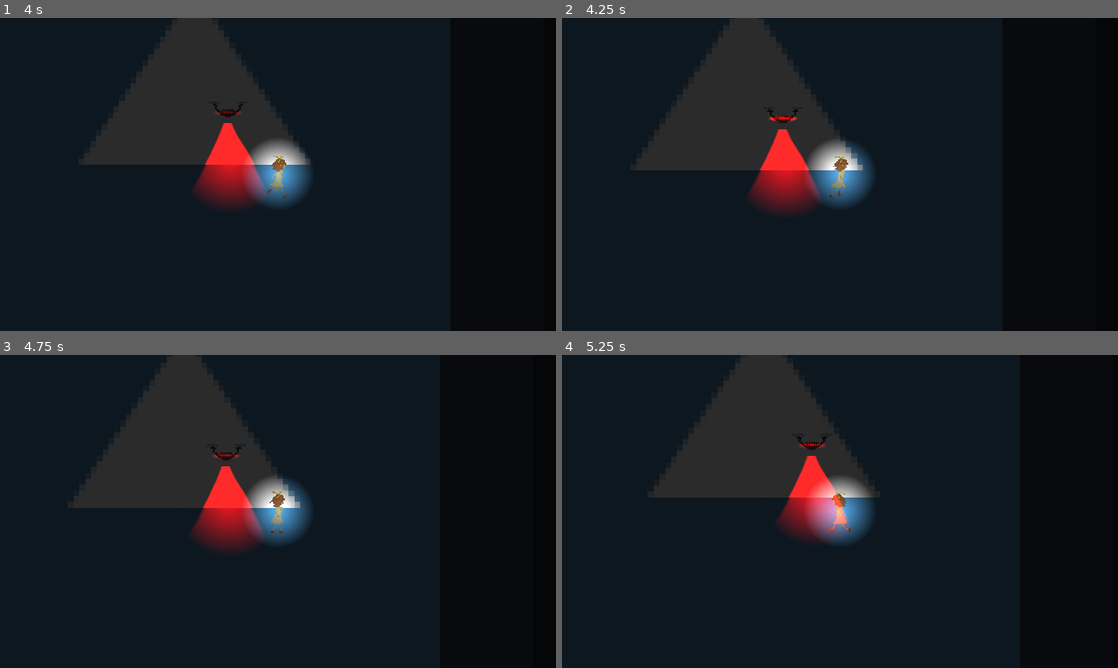
Above: before the commit, frames 1-4 (two rows, left to right).
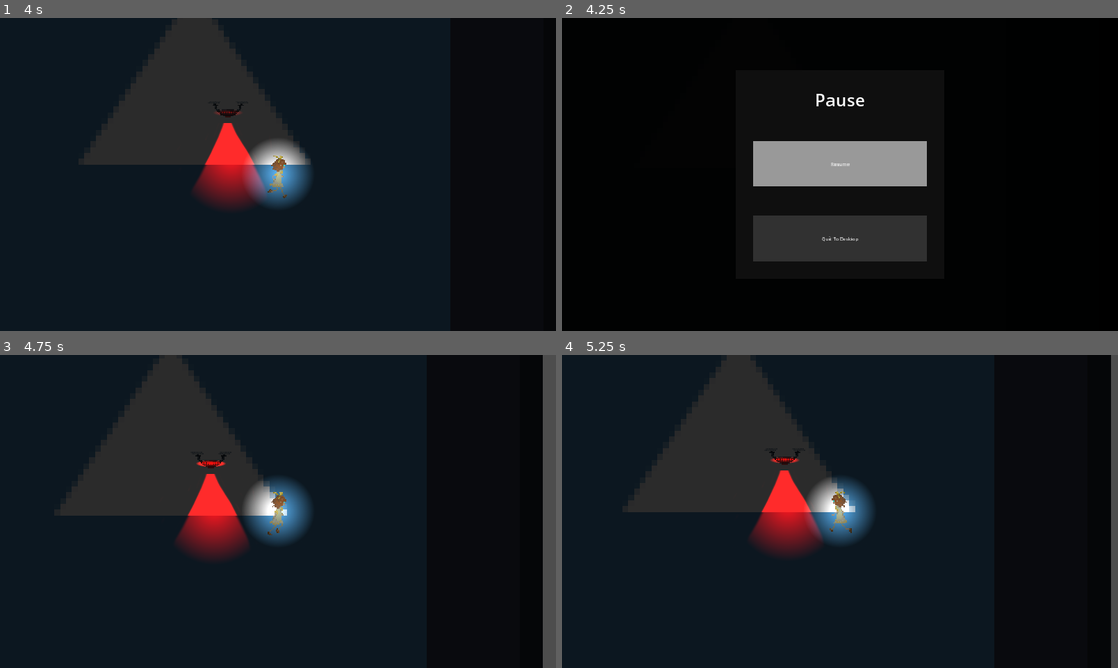
Above: after the commit, the same moments.

Repository: Punniz/Mistrust
Game: Godot game, scene res://world.tscn
The game is run twice, just before and just after one commit, with the same random seed, the same clock (stepped at 60 frames per second) and the same inputs. The engine's default icon, where the game draws it, is replaced by a stand-in: a white triangle on a blue panel in a dark square.
Inputs (mouse positions are in pixels of both pictures, inside the frame that each line leads up to):
- Up to frame 1 (4 s): tap Enter at 0.5 s; hold Space (interact) 0.53-1.28 s; hold D (move_right) 0.53-2.03 s; tap W (move_up) at 0.77, 1.52, 3.02, 3.77 s; tap Space (interact) at 1.35, 2.85 s; hold A (move_left) 2.03-2.78 s; hold Space (interact) 2.03-2.78 s; hold D (move_right) from 2.78 s (still down); hold Space (interact) from 3.53 s (still down)
- Up to frame 2 (4.25 s): keep holding D (move_right); keep holding Space (interact); tap Escape (ui_cancel) at 4.15 s
- Up to frame 3 (4.75 s): release D (move_right) at 4.25 s; release Space (interact) at 4.25 s; click (278, 502) at 4.25 s, where only the run after the commit has a clickable "Resume"
- Up to frame 4 (5.25 s): hold A (move_left) from 5.03 s (still down); tap Space (interact) at 5.1 s

Frame 1 is identical in both runs. In frame 2, 68% of the frame differs, in the area x 0-80%, y 0-100%; in frame 3, 7.4%; in frame 4, 9.5%.

Commit message:
Feat: Add pause menu

Diff:
--- /dev/null
+++ b/resources/main_theme.tres
@@ -0,0 +1,22 @@
+[gd_resource type="Theme" load_steps=6 format=3 uid="uid://bgl1w0ys3q4oe"]
+
+[sub_resource type="StyleBoxFlat" id="StyleBoxFlat_eg6xn"]
+
+[sub_resource type="StyleBoxFlat" id="StyleBoxFlat_a0yi8"]
+bg_color = Color(0.631373, 0.631373, 0.631373, 1)
+
+[sub_resource type="StyleBoxFlat" id="StyleBoxFlat_0nuhw"]
+bg_color = Color(0.192157, 0.192157, 0.192157, 1)
+
+[sub_resource type="StyleBoxFlat" id="StyleBoxFlat_4p0p5"]
+bg_color = Color(0.192157, 0.192157, 0.192157, 1)
+
+[sub_resource type="StyleBoxFlat" id="StyleBoxFlat_136h3"]
+bg_color = Color(0.0588235, 0.0588235, 0.0588235, 1)
+
+[resource]
+Button/styles/focus = SubResource("StyleBoxFlat_eg6xn")
+Button/styles/hover = SubResource("StyleBoxFlat_a0yi8")
+Button/styles/normal = SubResource("StyleBoxFlat_0nuhw")
+Button/styles/pressed = SubResource("StyleBoxFlat_4p0p5")
+Panel/styles/panel = SubResource("StyleBoxFlat_136h3")
--- a/scenes/player.tscn
+++ b/scenes/player.tscn
@@ -237,6 +237,7 @@
 vframes = 5
 
 [node name="CollisionShape2D" type="CollisionShape2D" parent="."]
+visible = false
 position = Vector2(0, -69)
 shape = SubResource("RectangleShape2D_lyur0")
 
--- /dev/null
+++ b/scenes/ui/pause_menu.tscn
@@ -0,0 +1,87 @@
+[gd_scene load_steps=4 format=3 uid="uid://bda2a3jqeustb"]
+
+[ext_resource type="Theme" uid="uid://bgl1w0ys3q4oe" path="res://resources/main_theme.tres" id="1_q5lqe"]
+[ext_resource type="Script" path="res://scripts/ui/pause_menu.gd" id="1_vj87k"]
+[ext_resource type="PackedScene" uid="uid://7vh2g36b8mwy" path="res://scenes/ui/quit_to_desktop_button.tscn" id="1_whxkf"]
+
+[node name="PauseMenu" type="Control"]
+process_mode = 3
+layout_mode = 3
+anchors_preset = 15
+anchor_right = 1.0
+anchor_bottom = 1.0
+grow_horizontal = 2
+grow_vertical = 2
+theme = ExtResource("1_q5lqe")
+script = ExtResource("1_vj87k")
+
+[node name="ColorRect" type="ColorRect" parent="."]
+layout_mode = 1
+anchors_preset = 15
+anchor_right = 1.0
+anchor_bottom = 1.0
+grow_horizontal = 2
+grow_vertical = 2
+color = Color(0, 0, 0, 0.917647)
+
+[node name="Panel" type="Panel" parent="."]
+layout_mode = 1
+anchors_preset = 8
+anchor_left = 0.5
+anchor_top = 0.5
+anchor_right = 0.5
+anchor_bottom = 0.5
+offset_left = -359.0
+offset_top = -359.0
+offset_right = 359.0
+offset_bottom = 359.0
+grow_horizontal = 2
+grow_vertical = 2
+
+[node name="VBoxContainer" type="VBoxContainer" parent="Panel"]
+layout_mode = 1
+anchors_preset = 8
+anchor_left = 0.5
+anchor_top = 0.5
+anchor_right = 0.5
+anchor_bottom = 0.5
+offset_left = -300.0
+offset_top = -300.0
+offset_right = 300.0
+offset_bottom = 300.0
+grow_horizontal = 2
+grow_vertical = 2
+theme_override_constants/separation = 100
+
+[node name="TitleLabel" type="Label" parent="Panel/VBoxContainer"]
+layout_mode = 2
+theme_override_font_sizes/font_size = 60
+text = "Pause"
+horizontal_alignment = 1
+vertical_alignment = 1
+
+[node name="ResumeButton" type="Button" parent="Panel/VBoxContainer"]
+process_mode = 3
+layout_mode = 2
+size_flags_vertical = 3
+focus_neighbor_left = NodePath("../QuitToDesktopButton")
+focus_neighbor_top = NodePath("../QuitToDesktopButton")
+focus_neighbor_right = NodePath("../QuitToDesktopButton")
+focus_neighbor_bottom = NodePath("../QuitToDesktopButton")
+focus_next = NodePath("../QuitToDesktopButton")
+focus_previous = NodePath("../QuitToDesktopButton")
+text = "Resume"
+
+[node name="QuitToDesktopButton" parent="Panel/VBoxContainer" instance=ExtResource("1_whxkf")]
+process_mode = 3
+layout_mode = 2
+size_flags_vertical = 3
+focus_neighbor_left = NodePath("../ResumeButton")
+focus_neighbor_top = NodePath("../ResumeButton")
+focus_neighbor_right = NodePath("../ResumeButton")
+focus_neighbor_bottom = NodePath("../ResumeButton")
+focus_next = NodePath("../ResumeButton")
+focus_previous = NodePath("../ResumeButton")
+
+[connection signal="visibility_changed" from="." to="." method="_on_visibility_changed"]
+[connection signal="pressed" from="Panel/VBoxContainer/ResumeButton" to="." method="_on_resume_button_pressed"]
--- /dev/null
+++ b/scenes/ui/quit_to_desktop_button.tscn
@@ -0,0 +1,9 @@
+[gd_scene load_steps=2 format=3 uid="uid://7vh2g36b8mwy"]
+
+[ext_resource type="Script" path="res://scripts/ui/quit_to_desktop_button.gd" id="1_76at1"]
+
+[node name="QuitToDesktopButton" type="Button"]
+text = "Quit To Desktop"
+script = ExtResource("1_76at1")
+
+[connection signal="pressed" from="." to="." method="_on_pressed"]
--- /dev/null
+++ b/scripts/ui/pause_menu.gd
@@ -0,0 +1,27 @@
+extends Control
+class_name PauseMenu
+
+@onready var resume_button: Button = $Panel/VBoxContainer/ResumeButton
+
+func _ready() -> void:
+	self.hide()
+
+
+func _on_visibility_changed() -> void:
+	if self.visible:
+		get_tree().paused = true
+	else:
+		get_tree().paused = false
+
+
+func _on_resume_button_pressed() -> void:
+	self.hide()
+
+
+func _unhandled_key_input(event: InputEvent) -> void:
+	if Input.is_action_just_pressed("ui_cancel"):
+		if self.visible:
+			self.hide()
+		else:
+			self.show()
+			self.resume_button.call_deferred("grab_focus")
--- /dev/null
+++ b/scripts/ui/quit_to_desktop_button.gd
@@ -0,0 +1,6 @@
+extends Node
+class_name QuitToDesktopButton
+
+
+func _on_pressed() -> void:
+	get_tree().quit()
--- a/world.tscn
+++ b/world.tscn
@@ -1,11 +1,12 @@
-[gd_scene load_steps=18 format=3 uid="uid://b5s1myf1gwty8"]
+[gd_scene load_steps=19 format=3 uid="uid://b5s1myf1gwty8"]
 
 [ext_resource type="PackedScene" uid="uid://bfu2peuf5fcxb" path="res://scenes/player.tscn" id="1_lr41f"]
 [ext_resource type="Texture2D" uid="uid://cjafqd3bsqiah" path="res://miscellaneous/icon.svg" id="1_sp1jv"]
 [ext_resource type="PackedScene" uid="uid://2en76f76byyg" path="res://scenes/climbable.tscn" id="2_5y4qr"]
-[ext_resource type="Texture2D" path="res://light_texture.png" id="3_miq34"]
+[ext_resource type="Texture2D" uid="uid://djw24iwowpwyv" path="res://light_texture.png" id="3_miq34"]
 [ext_resource type="PackedScene" uid="uid://bcdm5gabpcat0" path="res://scenes/enemies/drone.tscn" id="3_qh2mk"]
 [ext_resource type="AudioStream" uid="uid://c1udxmfm4t06d" path="res://assets/audio/forest_ambience.ogg" id="6_jttl5"]
+[ext_resource type="PackedScene" uid="uid://bda2a3jqeustb" path="res://scenes/ui/pause_menu.tscn" id="7_2khjy"]
 
 [sub_resource type="RectangleShape2D" id="RectangleShape2D_75es3"]
 size = Vector2(1272, 48)
@@ -147,3 +148,7 @@
 stream = ExtResource("6_jttl5")
 autoplay = true
 bus = &"Ambient"
+
+[node name="UI" type="CanvasLayer" parent="."]
+
+[node name="PauseMenu" parent="UI" instance=ExtResource("7_2khjy")]
Not shown: 1 places in scenes/enemies/drone.tscn that only renumber resources
